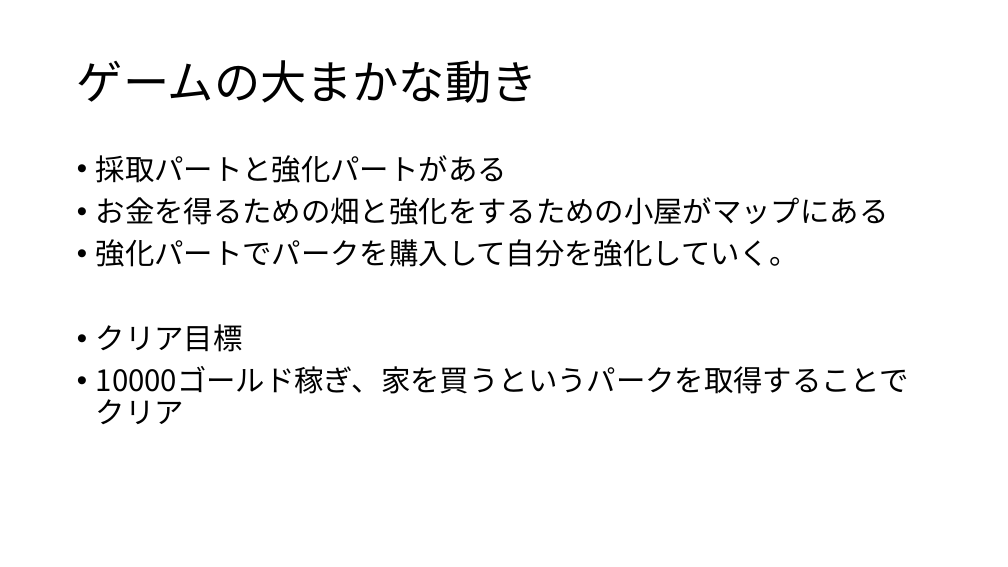
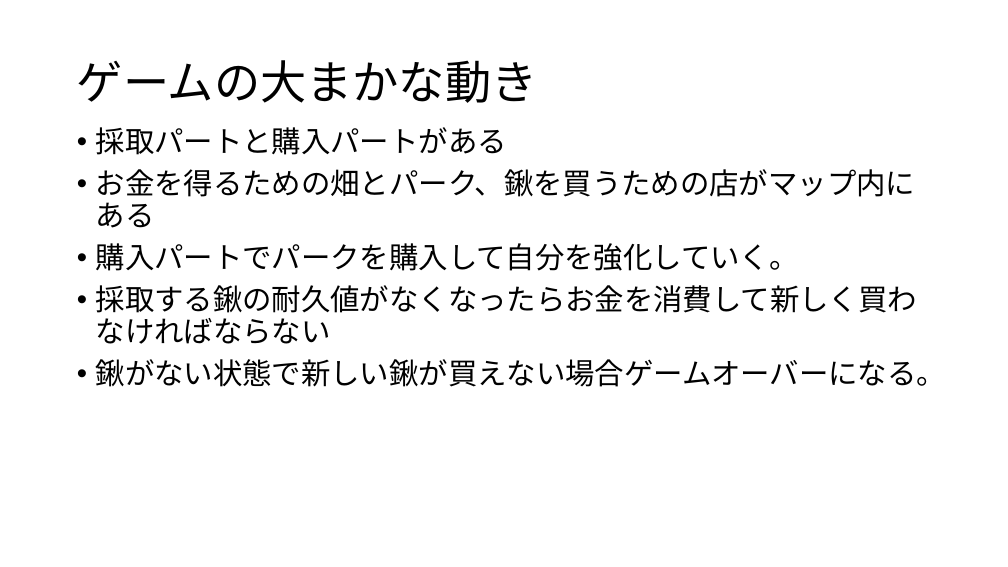
Before and after one commit to KawanoTakumi/FarmLife, a slide deck: slide 3 of FarmLife_企画.pptx. Drawn at 1008x567 pixels with LibreOffice and Linux fonts; fonts in the diff are those of the drawing. Boxes give left, top, right and bottom in pixels: in the first picture for what was removed or moved away, otherwise in the second. Text is boxed around its words. In the diff, an @@ line names an element or a change of style, - is before the commit and + after.

```diff
--- a/FarmLife_企画.pptx
+++ b/FarmLife_企画.pptx
@@ text at box(96, 127, 946, 387): text changed @@
-• 採取パートと強化パートがある
-• お金を得るための畑と強化をするための小屋がマップにある
-• 強化パートでパークを購入して自分を強化していく。
-• クリア目標
-• 10000ゴールド稼ぎ、家を買うというパークを取得することでクリア
+• 採取パートと購入パートがある
+• お金を得るための畑とパーク、鍬を買うための店がマップ内にある
+• 購入パートでパークを購入して自分を強化していく。
+• 採取する鍬の耐久値がなくなったらお金を消費して新しく買わなければならない
+• 鍬がない状態で新しい鍬が買えない場合ゲームオーバーになる。
```
Also in this commit, not shown: 3 other slides changed, 2 slides added, 4 other files.
